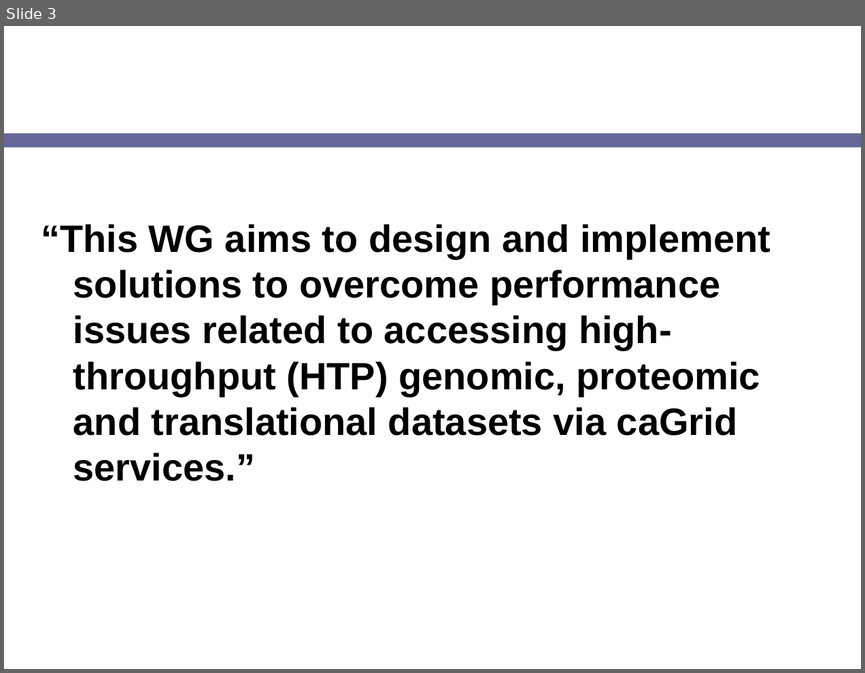
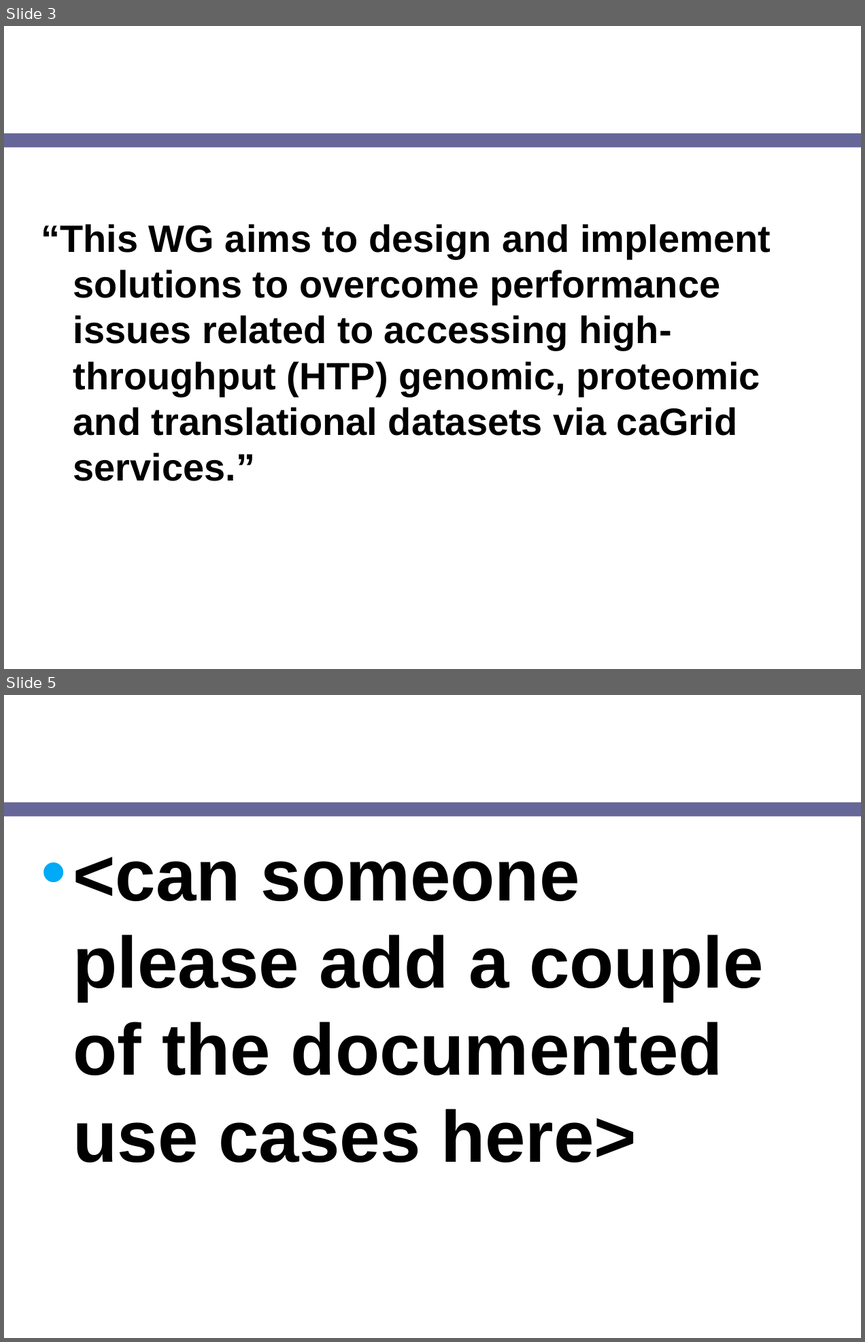
Before and after one commit to NCIP/cagrid-portal, a slide deck: cagrid-1-0/Documentation/presentations/200708_VCDE_ARCH/20070807_Day2_ICR-HTP-update.ppt. Shown one above the other, each under a label of ours: slide 3 before the commit, slides 3 and 5 after it; the slides between them are not shown. The pictures are 865x673 and 865x1342 pixels, drawn with LibreOffice and Linux fonts; fonts in the diff are those of the drawing; background and template pictures are left out. Boxes give left, top, right and bottom in pixels: in the first picture for what was removed or moved away, otherwise in the second. Text is boxed around its words. In the diff, an @@ line names an element or a change of style, - is before the commit and + after.

```diff
--- a/cagrid-1-0/Documentation/presentations/200708_VCDE_ARCH/20070807_Day2_ICR-HTP-update.ppt
+++ b/cagrid-1-0/Documentation/presentations/200708_VCDE_ARCH/20070807_Day2_ICR-HTP-update.ppt
@@ slide 5 added at (x1=4, y1=695, x2=861, y2=1338), background picture (left out); not listed: 1 template element that a slide beside it also shows @@
@@ title added at (x1=33, y1=695, x2=675, y2=795), 24 pt, text #FFFFFF, bold @@
+Use Cases
@@ text added at (x1=73, y1=857, x2=763, y2=1162), 61 pt, text #000000, bold @@
+• <can someone please add a couple of the documented use cases here>
```
Also in this commit, not shown: 5 slides changed, 3 other slides added, 1 slide removed.
